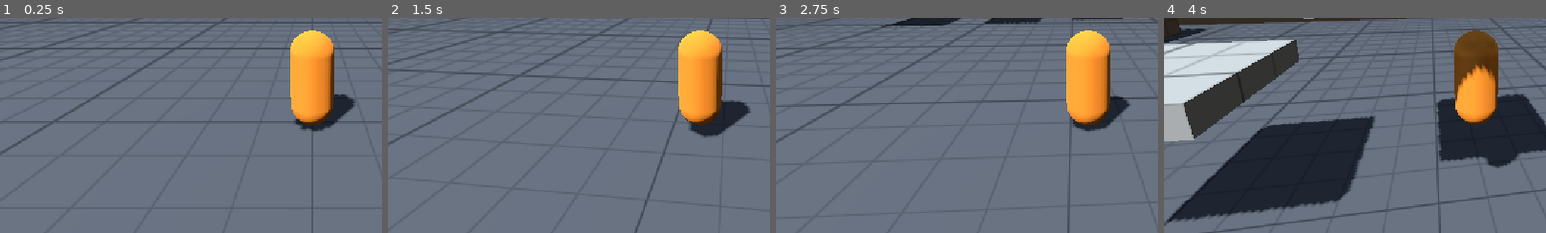
Above: before the commit, frames 1-4 (left to right).
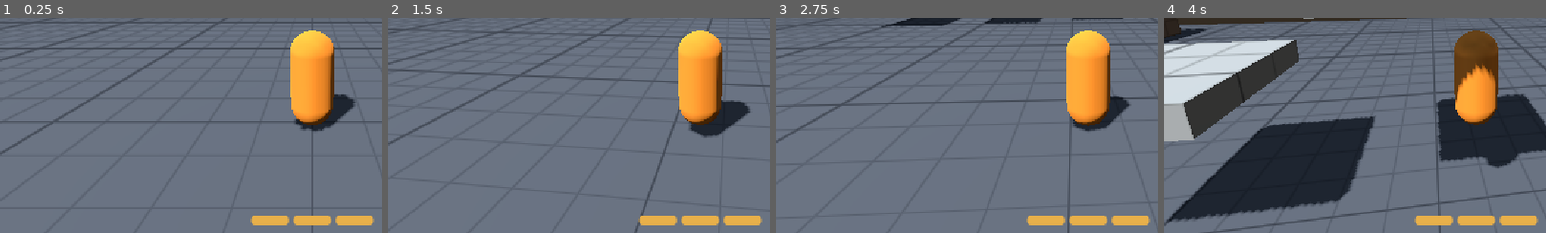
Above: after the commit, the same moments.

Repository: UriBokchoi/BroGuild
Game: Godot game, scene res://levels/test_gym/test_gym.tscn
Same seed, same stepped clock (60 frames per second), same inputs: the game is played once before the commit and once after it.
Inputs (mouse positions are % of the whole screen's width and height, from its top left):
- Up to frame 1 (0.25 s): no input
- Up to frame 2 (1.5 s): tap Enter at 0.5 s; move the mouse to (55, 50) at 0.52 s; hold W (move_forward) from 0.53 s (still down); tap Shift (dash) at 0.6 s; click (55, 50) at 0.67 s; tap Space (jump) at 0.77 s; move the mouse to (45, 50) at 1.27 s; tap E (interact) at 1.35 s; click (45, 50) at 1.42 s
- Up to frame 3 (2.75 s): keep holding W (move_forward); tap Space (jump) at 1.52 s; move the mouse to (52, 48) at 2.02 s; tap Tab (show_stats) at 2.1 s; click (52, 48) at 2.17 s
- Up to frame 4 (4 s): keep holding W (move_forward); move the mouse to (49, 52) at 2.77 s; tap Ctrl (slide) at 2.85 s; click (49, 52) at 2.92 s; tap Space (jump) at 3.02, 3.77 s; move the mouse to (57, 51) at 3.52 s; tap Alt at 3.6 s; click (57, 51) at 3.67 s
The pictures show only the part of the screen within x 9-59%, y 44-94%; the shares and areas given below are measured in that part.

The runs differ from the first frame. In frame 1, 1.3% of the frame differs, in the area x 65-98%, y 92-97%; in frame 2, 1.3%; in frame 3, 1.3%; in frame 4, 1.3%.

Commit message:
feat(hud): barras de stamina en el HUD
Una barra por carga (variación ChargeBar del Theme), la que recarga a
medias; se rehace si una mejora cambia el máximo. Escucha
EventBus.player_stamina_changed.

Co-Authored-By: Claude Opus 5.5 <noreply@anthropic.com>

Diff:
--- a/levels/test_gym/test_gym.tscn
+++ b/levels/test_gym/test_gym.tscn
@@ -9,6 +9,7 @@
 [ext_resource type="PackedScene" path="res://entities/player/player.tscn" id="7_player"]
 [ext_resource type="PackedScene" path="res://ui/debug/debug_panel.tscn" id="8_debug"]
 [ext_resource type="PackedScene" path="res://ui/menus/pause/pause_menu.tscn" id="9_pause"]
+[ext_resource type="PackedScene" path="res://ui/hud/hud.tscn" id="10_hud"]
 
 [sub_resource type="ProceduralSkyMaterial" id="ProceduralSkyMaterial_lgb4e"]
 
@@ -43,6 +44,8 @@
 [node name="PauseMenu" parent="." node_paths=PackedStringArray("player") instance=ExtResource("9_pause")]
 player = NodePath("../Player")
 
+[node name="HUD" parent="." instance=ExtResource("10_hud")]
+
 [node name="Geometry" type="Node3D" parent="." unique_id=361505001]
 
 [node name="Floor" type="CSGBox3D" parent="Geometry" unique_id=1523250139]
--- /dev/null
+++ b/tests/unit/ui/hud/test_stamina_bar.gd
@@ -0,0 +1,20 @@
+extends GutTest
+## StaminaBar: una barra por carga, rellenas según las cargas, y se rehace si cambia el máximo.
+
+var _bar: StaminaBar
+
+
+func before_each() -> void:
+	_bar = StaminaBar.new()
+	add_child_autofree(_bar)
+
+
+func test_one_bar_per_charge_with_partial_fill() -> void:
+	EventBus.player_stamina_changed.emit(2.5, 3)
+	assert_eq(_bar.get_fills(), PackedFloat64Array([1.0, 1.0, 0.5]))
+
+
+func test_rebuilds_when_the_max_changes() -> void:
+	EventBus.player_stamina_changed.emit(3.0, 3)
+	EventBus.player_stamina_changed.emit(4.0, 4)
+	assert_eq(_bar.get_fills(), PackedFloat64Array([1.0, 1.0, 1.0, 1.0]))
--- /dev/null
+++ b/ui/hud/hud.tscn
@@ -0,0 +1,24 @@
+[gd_scene format=3]
+
+[ext_resource type="Script" path="res://ui/hud/stamina_bar.gd" id="1_stamina"]
+
+[node name="HUD" type="CanvasLayer"]
+layer = 10
+
+[node name="Margin" type="MarginContainer" parent="."]
+anchors_preset = 15
+anchor_right = 1.0
+anchor_bottom = 1.0
+grow_horizontal = 2
+grow_vertical = 2
+mouse_filter = 2
+theme_type_variation = &"ScreenMargin"
+
+[node name="StaminaBar" type="HBoxContainer" parent="Margin"]
+unique_name_in_owner = true
+layout_mode = 2
+size_flags_horizontal = 4
+size_flags_vertical = 8
+mouse_filter = 2
+theme_type_variation = &"ChargeRow"
+script = ExtResource("1_stamina")
--- /dev/null
+++ b/ui/hud/stamina_bar.gd
@@ -0,0 +1,48 @@
+class_name StaminaBar
+extends HBoxContainer
+## Cargas de stamina del jugador: una barra por carga, la que se está recargando a medias. Se
+## entera por [signal EventBus.player_stamina_changed]; si cambia el máximo (una mejora), se
+## rehace. Estilo: variación [code]ChargeBar[/code] del Theme global.
+
+## Tamaño de cada barra.
+@export var bar_size: Vector2 = Vector2(56.0, 14.0)
+
+var _bars: Array[ProgressBar] = []
+
+
+func _enter_tree() -> void:
+	# En _enter_tree para no perder el primer aviso, que llega en el _ready del jugador.
+	if not EventBus.player_stamina_changed.is_connected(show_stamina):
+		EventBus.player_stamina_changed.connect(show_stamina)
+
+
+## Muestra [param charges] de [param max_charges] (las cargas pueden ser fraccionarias).
+func show_stamina(charges: float, max_charges: int) -> void:
+	if _bars.size() != max_charges:
+		_rebuild(max_charges)
+	for i: int in _bars.size():
+		_bars[i].value = clampf(charges - i, 0.0, 1.0)
+
+
+## Relleno de cada barra (0–1), de izquierda a derecha.
+func get_fills() -> PackedFloat64Array:
+	var fills := PackedFloat64Array()
+	for bar: ProgressBar in _bars:
+		fills.append(bar.value)
+	return fills
+
+
+func _rebuild(max_charges: int) -> void:
+	for bar: ProgressBar in _bars:
+		bar.queue_free()
+	_bars.clear()
+	for i: int in max_charges:
+		var bar := ProgressBar.new()
+		bar.theme_type_variation = &"ChargeBar"
+		bar.custom_minimum_size = bar_size
+		bar.max_value = 1.0
+		bar.step = 0.0
+		bar.show_percentage = false
+		bar.mouse_filter = Control.MOUSE_FILTER_IGNORE
+		add_child(bar)
+		_bars.append(bar)
--- a/ui/theme/main_theme.tres
+++ b/ui/theme/main_theme.tres
@@ -92,6 +92,34 @@
 corner_radius_bottom_left = 10
 
 [sub_resource type="StyleBoxFlat" id="StyleBoxFlat_ecx6u"]
+content_margin_left = 0.0
+content_margin_top = 0.0
+content_margin_right = 0.0
+content_margin_bottom = 0.0
+bg_color = Color(0.105882354, 0.12156863, 0.16078432, 0.85)
+border_width_left = 2
+border_width_top = 2
+border_width_right = 2
+border_width_bottom = 2
+border_color = Color(0.9098039, 0.6901961, 0.2901961, 0.35)
+corner_radius_top_left = 5
+corner_radius_top_right = 5
+corner_radius_bottom_right = 5
+corner_radius_bottom_left = 5
+
+[sub_resource type="StyleBoxFlat" id="StyleBoxFlat_ghabc"]
+content_margin_left = 0.0
+content_margin_top = 0.0
+content_margin_right = 0.0
+content_margin_bottom = 0.0
+bg_color = Color(0.9098039, 0.6901961, 0.2901961, 1)
+border_color = Color(1, 1, 1, 0)
+corner_radius_top_left = 5
+corner_radius_top_right = 5
+corner_radius_bottom_right = 5
+corner_radius_bottom_left = 5
+
+[sub_resource type="StyleBoxFlat" id="StyleBoxFlat_txie2"]
 content_margin_left = 24.0
 content_margin_top = 24.0
 content_margin_right = 24.0
@@ -200,6 +228,11 @@
 Button/styles/hover_pressed = SubResource("StyleBoxFlat_6dn1j")
 Button/styles/normal = SubResource("StyleBoxFlat_dlchh")
 Button/styles/pressed = SubResource("StyleBoxFlat_l6euo")
+ChargeBar/base_type = &"ProgressBar"
+ChargeBar/styles/background = SubResource("StyleBoxFlat_ecx6u")
+ChargeBar/styles/fill = SubResource("StyleBoxFlat_ghabc")
+ChargeRow/base_type = &"HBoxContainer"
+ChargeRow/constants/separation = 8
 HeaderLabel/base_type = &"Label"
 HeaderLabel/colors/font_color = Color(0.9098039, 0.6901961, 0.2901961, 1)
 HeaderLabel/font_sizes/font_size = 30
Not shown, added: tests/unit/ui/hud/test_stamina_bar.gd.uid
Not shown, added: ui/hud/stamina_bar.gd.uid
Not shown: 8 places in ui/theme/main_theme.tres that only renumber resources
Not shown, removed: ui/hud/.gitkeep
